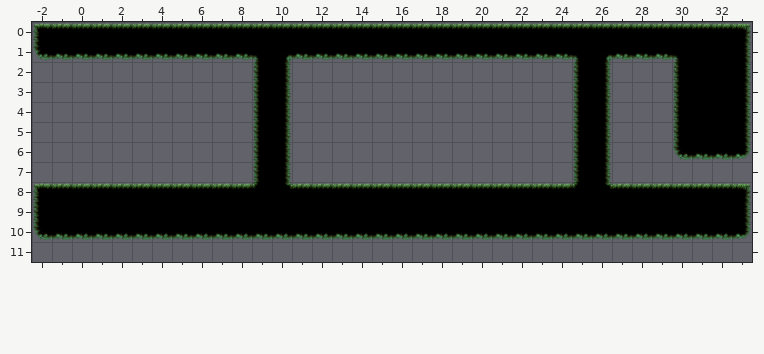
One commit to this Tiled map: Assets/Levels/BossFrogger/BossFrogger.tmx. Above is the file before it was changed.
Cells are 128x128 px. Shown: x -2..33, y 0..11. The old version is drawn lined up with the new one.
The result:
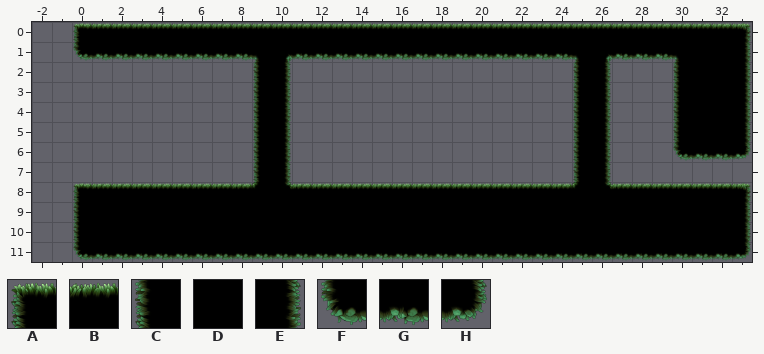
Key: from "MossyTileSet": A 0, B 1, C 7, D 8, E 9, F 14, G 15, H 16.
_ is an empty cell, . an unchanged one.
From old to new:
map size 40x15 -> 34x13 cells (old content now starts at -4,-2; both pictures use the new coordinates)
--- layer "Camada de Blocos 1"
@@ x -2..0 @@
- 0 ABB
- 1 FGG
+ 0 __A
+ 1 __F
@@ x -2..33 @@
- 8 ABB.................................
- 9 CDD.................................
-10 FGGGGGGGGGGGGGGGGGGGGGGGGGGGGGGGGGGH
-11 ..__________________________________
+ 8 __A.................................
+ 9 __C.................................
+10 __CDDDDDDDDDDDDDDDDDDDDDDDDDDDDDDDDE
+11 ..FGGGGGGGGGGGGGGGGGGGGGGGGGGGGGGGGH
